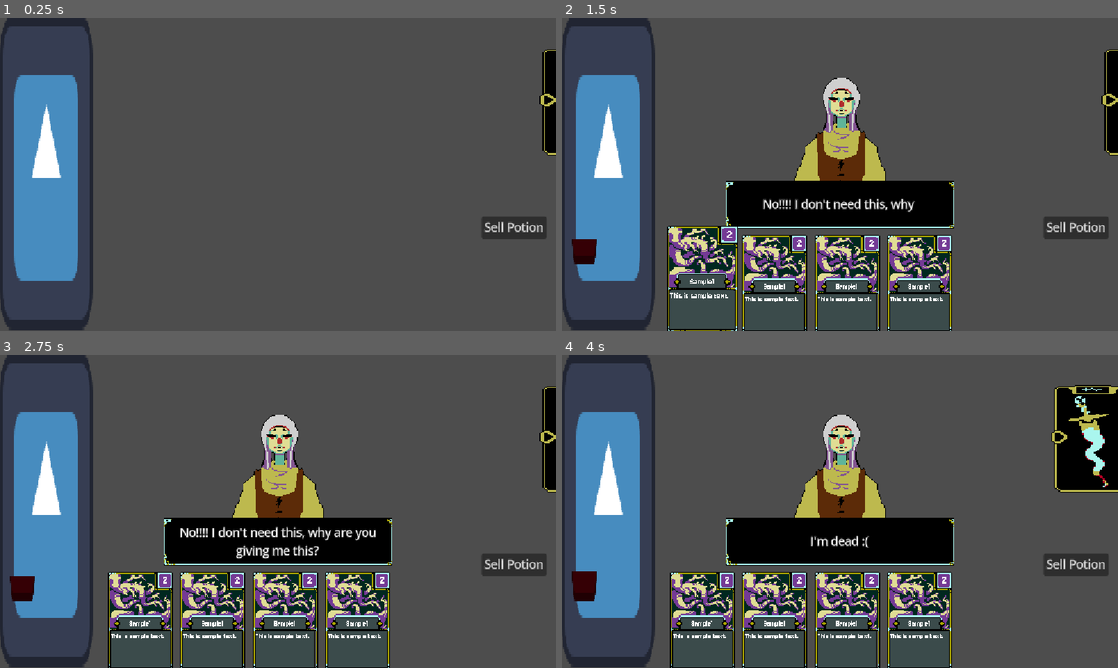
Above: before the commit, frames 1-4 (two rows, left to right).
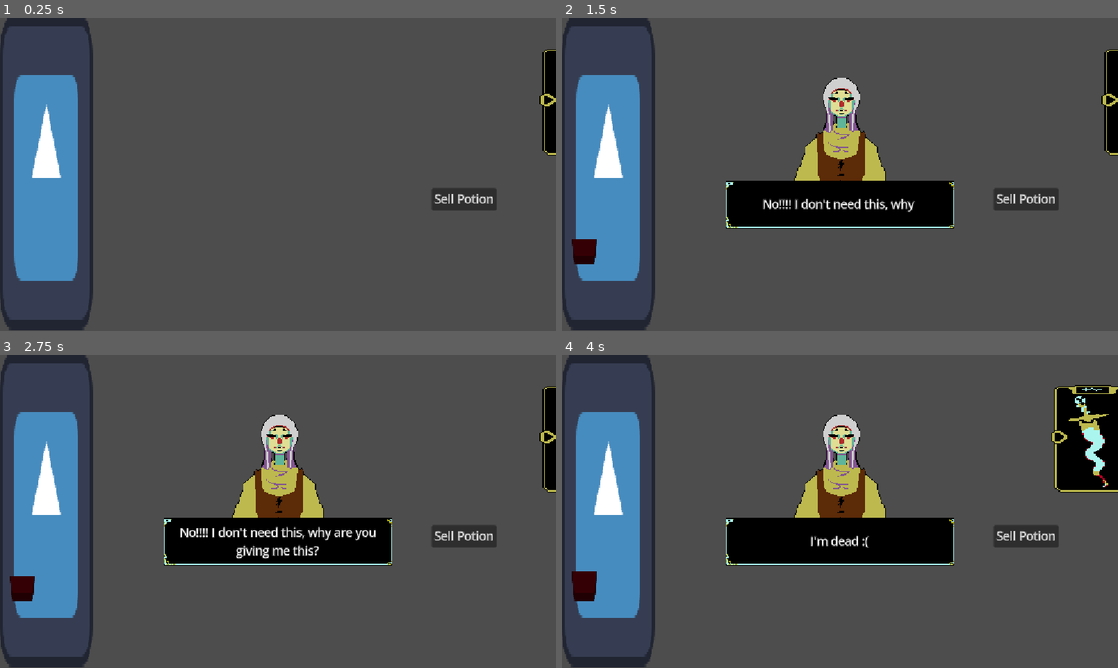
Above: after the commit, the same moments.

Repository: uGustaHd/CafeGJProject
Game: Godot game, scene res://Scenes/main.tscn
The game is run twice, just before and just after one commit, with the same random seed, the same clock (stepped at 60 frames per second) and the same inputs. The engine's default icon, where the game draws it, is replaced by a stand-in: a white triangle on a blue panel in a dark square.
Inputs (mouse positions are in pixels of both pictures, inside the frame that each line leads up to):
- Up to frame 1 (0.25 s): no input
- Up to frame 2 (1.5 s): click "Sell Potion" at 0.5 s; click (701, 284) at 1.27 s
- Up to frame 3 (2.75 s): tap Enter (ui_accept) at 2, 2.27 s; move the mouse to (400, 495) at 2.02 s; hold Right (ui_right) from 2.03 s (still down)
- Up to frame 4 (4 s): release Right (ui_right) at 2.75 s; click (1106, 433) at 2.75 s; click (1095, 439) at 3.5 s

The runs differ from the first frame. In frame 1, 1.5% of the frame differs, in the area x 77-99%, y 54-71%; in frame 2, 11%, in the area x 18-99%, y 54-100%; in frame 3, 10%; in frame 4, 10%.

Commit message:
Hand now discarded each round

Diff:
--- a/Scenes/main.tscn
+++ b/Scenes/main.tscn
@@ -39,10 +39,10 @@
 script = ExtResource("5_kry3j")
 
 [node name="SubmitButton" type="Button" parent="CardManager/PotionHolder"]
-offset_left = 857.0
-offset_top = 382.0
-offset_right = 947.0
-offset_bottom = 413.0
+offset_left = 788.0
+offset_top = 343.0
+offset_right = 878.0
+offset_bottom = 374.0
 focus_mode = 0
 text = "Sell Potion"
 
@@ -335,6 +335,7 @@
 vertical_alignment = 1
 
 [connection signal="button_down" from="CardManager/PotionHolder/SubmitButton" to="CardManager" method="_on_submit_button_button_down"]
+[connection signal="button_down" from="CardManager/PotionHolder/SubmitButton" to="CardManager/HandHolder" method="_on_submit_button_button_down"]
 [connection signal="child_entered_tree" from="CardManager/HandHolder/HandUI/HandHBox" to="CardManager/HandHolder/HandUI/HandHBox" method="_on_child_entered_tree"]
 [connection signal="child_exiting_tree" from="CardManager/HandHolder/HandUI/HandHBox" to="CardManager/HandHolder/HandUI/HandHBox" method="_on_child_exiting_tree"]
 [connection signal="pressed" from="UIControl/SlideKillPanel/ArrowButton" to="UIControl/SlideKillPanel" method="_on_arrow_button_pressed"]
--- a/Scripts/Customers/customer_manager.gd
+++ b/Scripts/Customers/customer_manager.gd
@@ -11,7 +11,7 @@
 @export var spawn_position: Node2D
 @export var spawn_delay: float = 3
 
-var customer_per_day := 1
+var customer_per_day := 3
 var customers_served_today := 0
 var current_customer: Node = null
 
--- a/card system/card_generic.gd
+++ b/card system/card_generic.gd
@@ -3,6 +3,7 @@
 #region data
 var card_resource : Card
 
+@onready var DiscardPile : Pile = $"../../../../DiscardHolder".held_pile
 @onready var animation : AnimationPlayer = $AnimationPlayer
 @onready var button : Button = $Visuals/Button
 
@@ -34,6 +35,10 @@
 #endregion
 
 func activate() -> void:
+	discard_self()
+
+func discard_self() -> void:
+	DiscardPile.add_card(card_resource)
 	queue_free()
 
 #region incoming signals
--- a/card system/piles/hand_holder.gd
+++ b/card system/piles/hand_holder.gd
@@ -14,3 +14,10 @@
 	var new_card_ui = CardGeneric.instantiate()
 	HBox.add_child(new_card_ui)
 	new_card_ui.initialize_card(spawned_card)
+
+func discard_hand() -> void:
+	for card in HBox.get_children():
+		card.discard_self()
+
+func _on_submit_button_button_down() -> void:
+	discard_hand()
